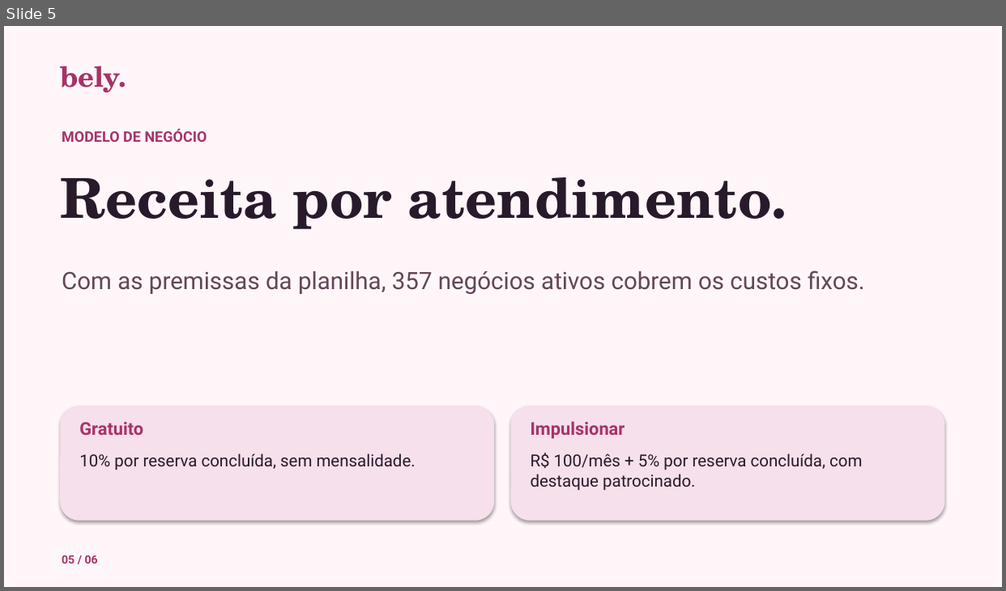
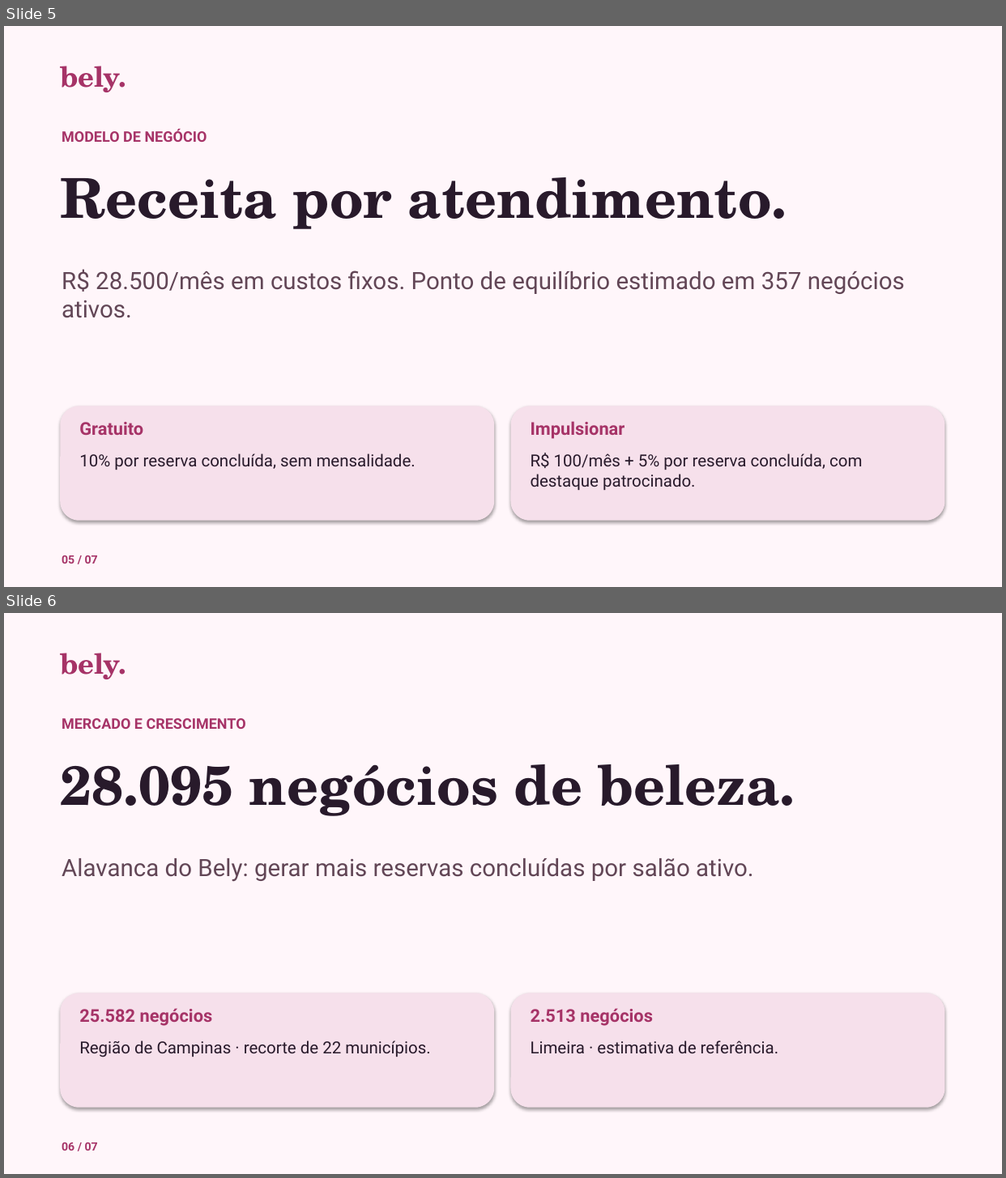
Before and after one commit to camilalordelo1/bely, a slide deck: bely-pitch.pptx. Shown one above the other, each under a label of ours: slide 5 before the commit, slides 5 and 6 after it. The pictures are 1006x591 and 1006x1178 pixels, drawn with LibreOffice and Linux fonts; fonts in the diff are those of the drawing. Boxes give left, top, right and bottom in pixels: in the first picture for what was removed or moved away, otherwise in the second. Text is boxed around its words. In the diff, an @@ line names an element or a change of style, - is before the commit and + after.

```diff
--- a/bely-pitch.pptx
+++ b/bely-pitch.pptx
@@ slide 6 added at (x1=4, y1=613, x2=1002, y2=1174), background #FFF6FA @@
@@ text added at (x1=60, y1=653, x2=126, y2=679), 27 pt, text #A63367, bold @@
+bely.
@@ text added at (x1=62, y1=718, x2=246, y2=729), 14 pt, text #A63367, bold @@
+MERCADO E CRESCIMENTO
@@ text added at (x1=60, y1=764, x2=795, y2=816), 53 pt, text #281A2B, bold @@
+28.095 negócios de beleza.
@@ text added at (x1=62, y1=858, x2=754, y2=882), 23 pt, text #624656 @@
+Alavanca do Bely: gerar mais reservas concluídas por salão ativo.
@@ rounded rectangle added at (x1=60, y1=994, x2=494, y2=1108), fill #F6E0EB @@
@@ rounded rectangle added at (x1=511, y1=994, x2=945, y2=1108), fill #F6E0EB @@
@@ text added at (x1=79, y1=1008, x2=213, y2=1026), 17 pt, text #A63367, bold @@
+25.582 negócios
@@ text added at (x1=530, y1=1008, x2=653, y2=1026), 17 pt, text #A63367, bold @@
+2.513 negócios
@@ text added at (x1=79, y1=1041, x2=430, y2=1058), 16 pt, text #281A2B @@
+Região de Campinas · recorte de 22 municípios.
@@ text added at (x1=530, y1=1041, x2=778, y2=1054), 16 pt, text #281A2B @@
+Limeira · estimativa de referência.
@@ text added at (x1=62, y1=1143, x2=98, y2=1151), 11 pt, text #A63367, bold @@
+06 / 07
@@ slide 5 changed as well @@
@@ text at (x1=62, y1=269, x2=905, y2=318): text changed @@
-Com as premissas da planilha, 357 negócios ativos cobrem os custos fixos.
+R$ 28.500/mês em custos fixos. Ponto de equilíbrio estimado em 357 negócios ativos.
@@ text at (x1=62, y1=556, x2=98, y2=564): text changed @@
-05 / 06
+05 / 07
```
Also in this commit, not shown: 5 other slides changed, 1 other file.
